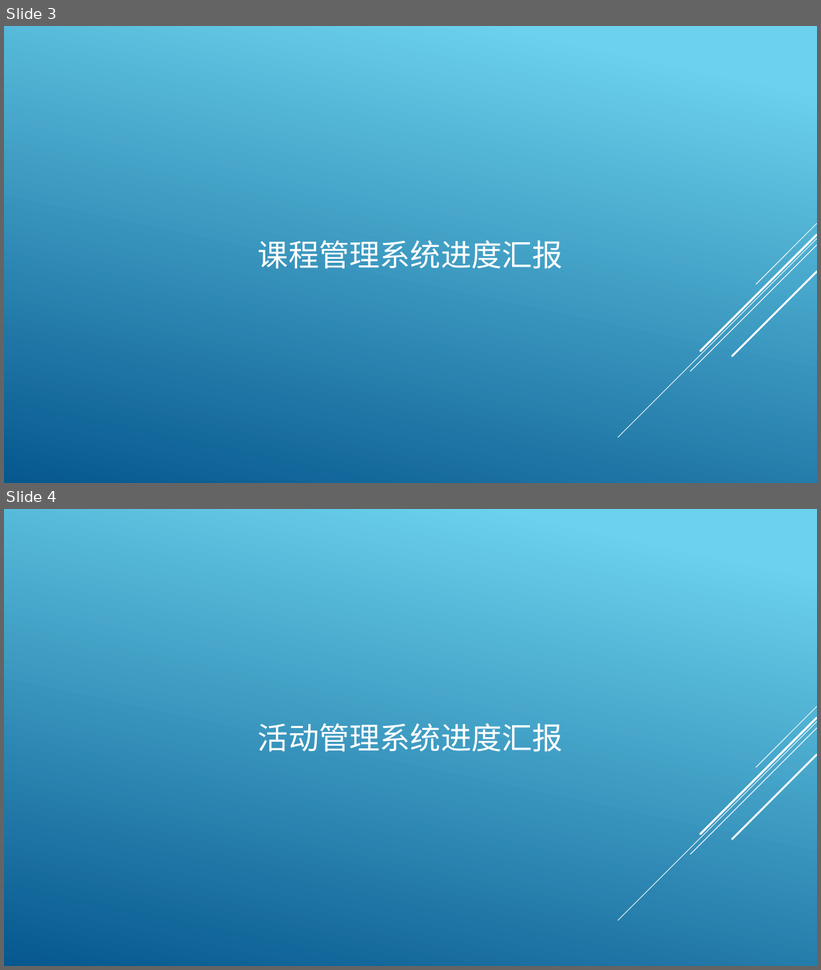
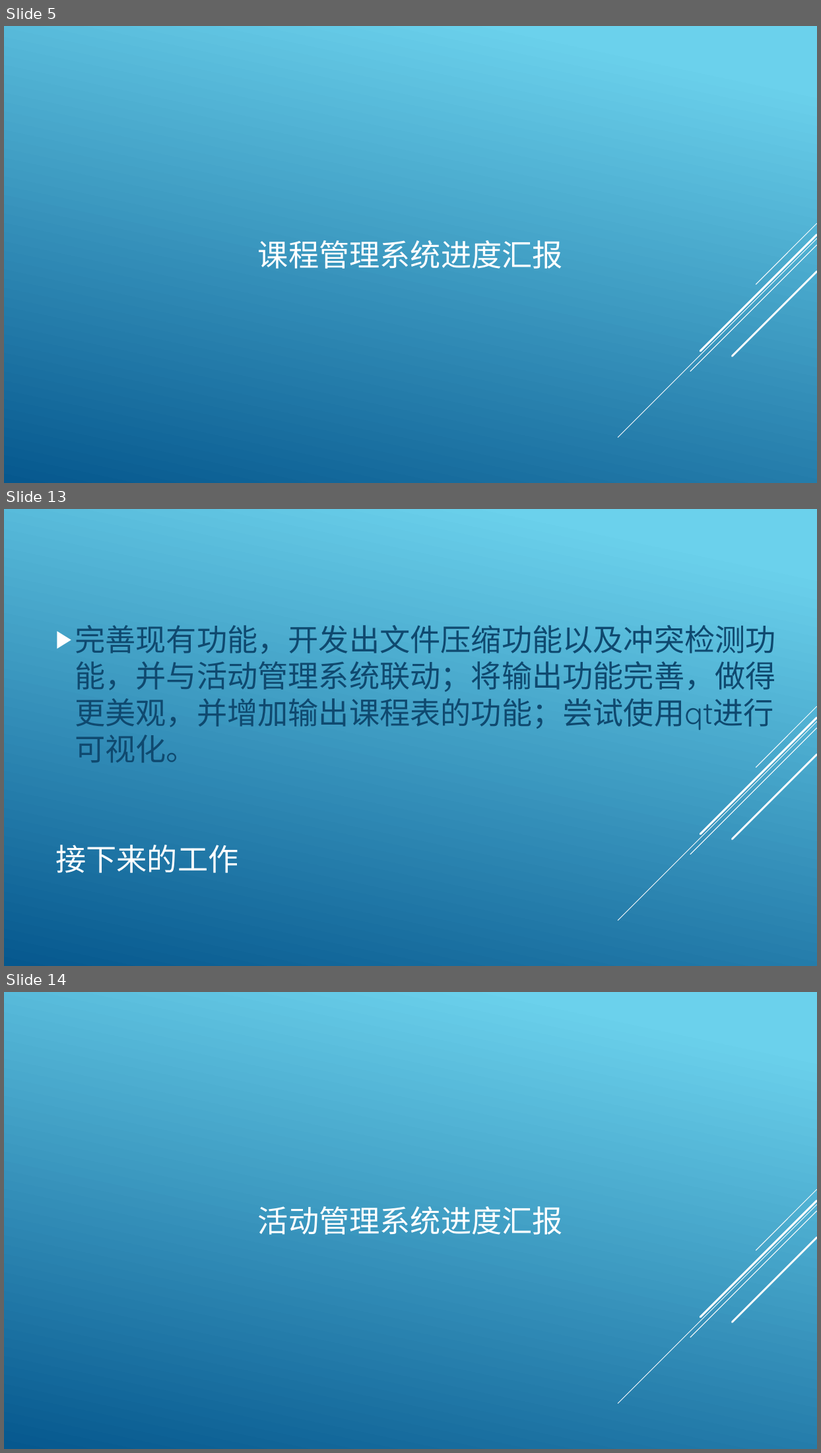
Before and after one commit to archester-250/Course_Auxiliary_System, a slide deck: report/Mid-term check.pptx. Shown one above the other, each under a label of ours: slides 3 and 4 before the commit, slides 5, 13 and 14 after it; the slides between them are not shown. The pictures are 821x970 and 821x1453 pixels, drawn with LibreOffice and Linux fonts; fonts in the diff are those of the drawing. Boxes give left, top, right and bottom in pixels: in the first picture for what was removed or moved away, otherwise in the second. Text is boxed around its words. In the diff, an @@ line names an element or a change of style, - is before the commit and + after.

```diff
--- a/report/Mid-term check.pptx
+++ b/report/Mid-term check.pptx
@@ slide 13 added at [4,509,817,966], background gradient #6ED2EB to #06588E; not listed: 5 template elements that a slide beside it also shows @@
@@ text added at [75,625,776,763], 36 pt, text #0F496F @@
+▶ 完善现有功能，开发出文件压缩功能以及冲突检测功能，并与活动管理系统联动；将输出功能完善，做得更美观，并增加输出课程表的功能；尝试使用qt进行可视化。
@@ title added at [55,845,238,873], 36 pt, text #FFFFFF @@
+接下来的工作
@@ what was slide 3 is now slide 5 @@
@@ what was slide 4 is now slide 14 @@
```
Also in this commit, not shown: 10 other slides added, 8 other files.
